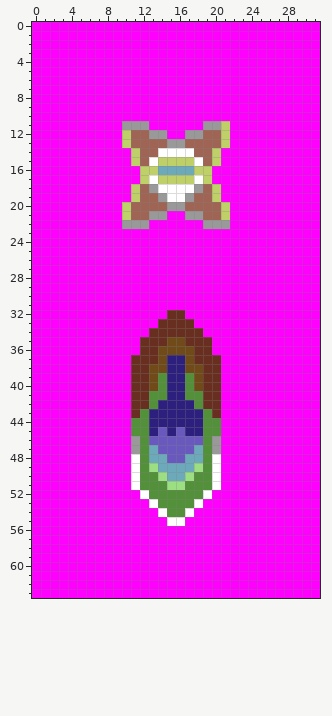
File history of a pixel-art sprite, WarhawkDS/arm9/data/BossBullets.png. The picture above was drawn from the file before the commit.
The file is 32x64 pixels.
New version:
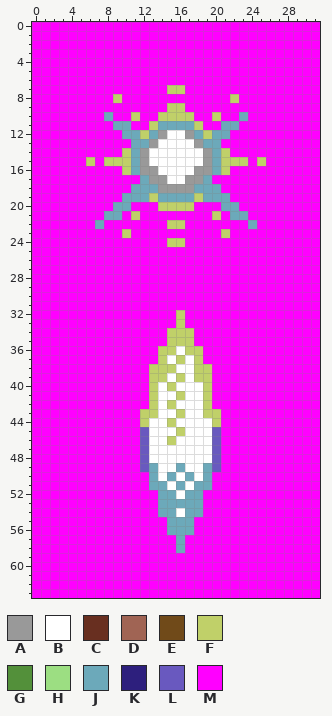
Palette (. is transparent): A #999999  B #ffffff  C #682f20  D #a06454  E #704a19  F #c0d069  G #53903a  H #9cde82  J #6ca9ba  K #2d1f7d  L #6959bf  M #ff00ff
Message: Another big boss... and my new misc2 thingyies
Diff:
Changed rows in their new state; - is an unchanged pixel.
first column x 6:
 7 ---------FF---------
 8 ---F------------F---
 9 ---------FF---------
10 --J--F--FFFF--F--J--
11 ---JJMMFJJJJFMMJJ---
12 ----JJFJ-BB-JFJJ----
13 ----MJJABBBBAJJM----
14 ----FJAB----BAJF----
15 F-FFFJA-BBBB-AJFFF-F
16 ----FJAABBBBAAJF----
17 ------JAABBAAJ------
18 -----JJJAAAAJJJ-----
19 ----JJJFJJJJFJJJ----
20 ---JJMMMFFFFMMMJJ---
21 --JJMFMMM--MMMFMJJ--
22 -J--MMM--FF--MMM--J-
23 ----F----------F----
24 ---------FF---------
first column x 11:
32 ----MF----
33 ---MMFM---
34 --MMFFFM--
35 -MMMFFFMM-
36 -MMFFBFFM-
37 MMMFBFBFMM
38 MMFFFBBFFM
39 MMFFBFBFFM
40 MMFBFBBBFM
41 MMFBBFBBFM
42 MMFBFBBBFM
43 MFFBBFBBFF
44 MFBBFBBBBF
45 MLBBBFBBBL
46 MLBBFBBBBL
47 MLBBBBBBBL
48 MLBBBBBBBL
49 MLJBB-BBJL
50 MMJB-BJBJM
51 MMJJBJBJJM
52 -MMJJBJJM-
53 --MJJJJJ--
54 ---JJBJJ--
55 ----JJJ---
56 ----JJJ---
57 -----J----
58 -----J----
